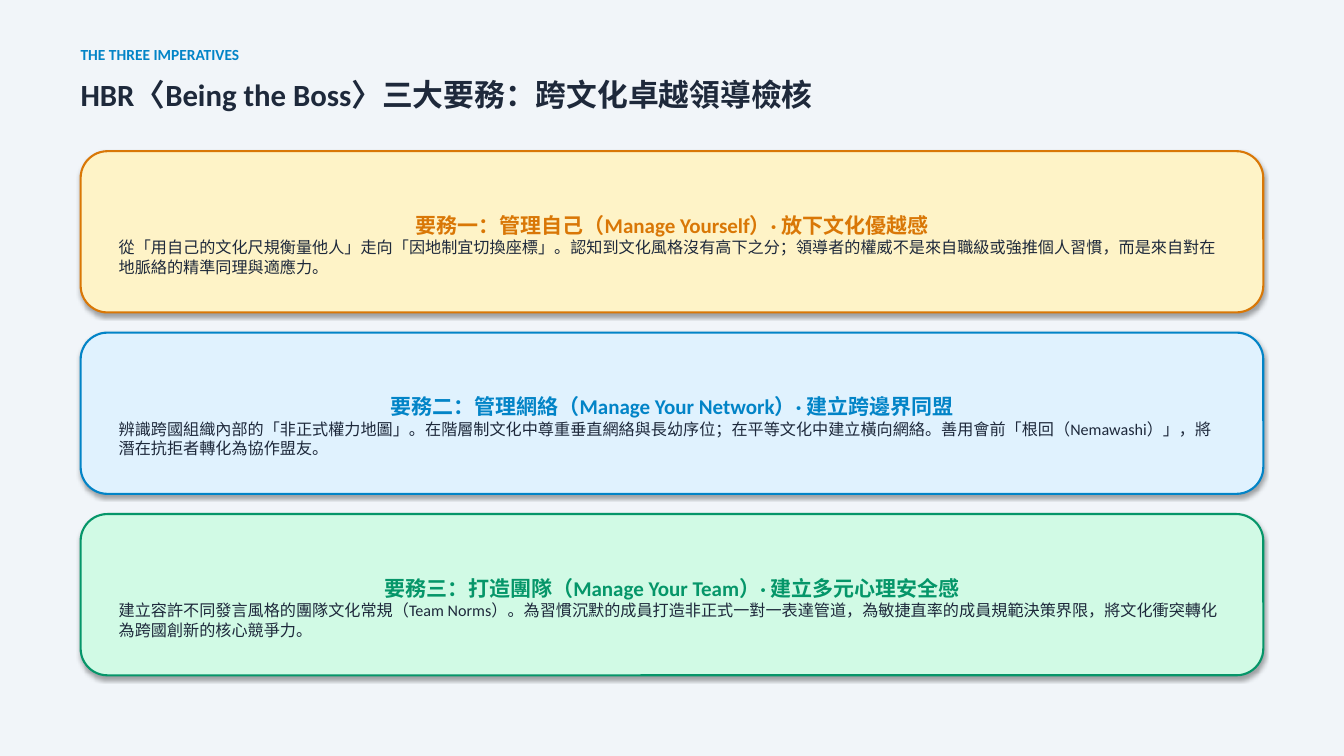
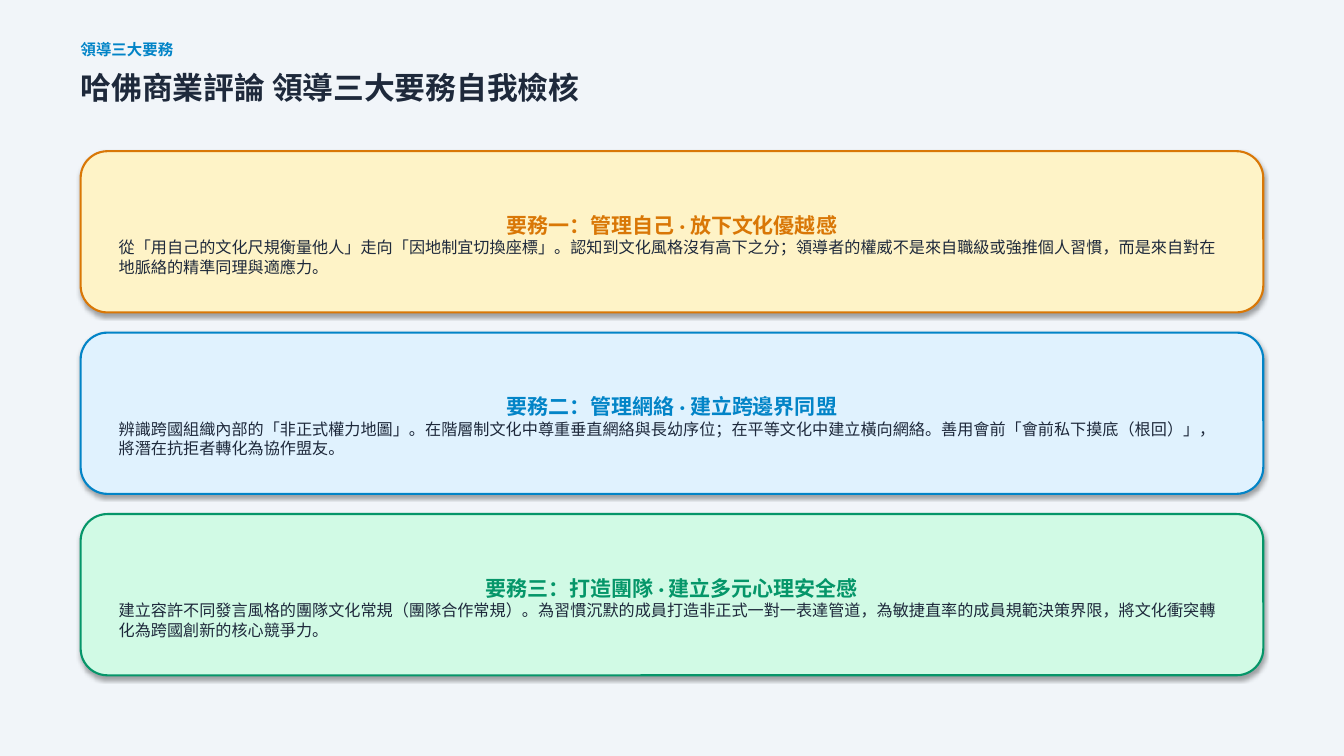
Before and after one commit to routerdd1818-tech/OB, a slide deck: slide 15 of 誰是文化王_備案簡報_Who_Is_Culture_King.pptx. Drawn at 1344x756 pixels with LibreOffice and Linux fonts; fonts in the diff are those of the drawing. Boxes give left, top, right and bottom in pixels: in the first picture for what was removed or moved away, otherwise in the second. Text is boxed around its words. In the diff, an @@ line names an element or a change of style, - is before the commit and + after.

```diff
--- a/誰是文化王_備案簡報_Who_Is_Culture_King.pptx
+++ b/誰是文化王_備案簡報_Who_Is_Culture_King.pptx
@@ text at [81,42,174,57]: text changed @@
-THE THREE IMPERATIVES
+領導三大要務
@@ text at [81,72,579,102]: text changed @@
-HBR〈Being the Boss〉三大要務：跨文化卓越領導檢核
+哈佛商業評論 領導三大要務自我檢核
@@ text in rounded rectangle at [507,215,837,235]: text changed @@
-要務一：管理自己（Manage Yourself）· 放下文化優越感
+要務一：管理自己 · 放下文化優越感
@@ text in rounded rectangle at [119,396,1216,456]: text changed @@
-要務二：管理網絡（Manage Your Network）· 建立跨邊界同盟
-辨識跨國組織內部的「非正式權力地圖」。在階層制文化中尊重垂直網絡與長幼序位；在平等文化中建立橫向網絡。善用會前「根回（Nemawashi）」，將潛在抗拒者轉化為協作盟友。
+要務二：管理網絡 · 建立跨邊界同盟
+辨識跨國組織內部的「非正式權力地圖」。在階層制文化中尊重垂直網絡與長幼序位；在平等文化中建立橫向網絡。善用會前「會前私下摸底（根回）」，將潛在抗拒者轉化為協作盟友。
@@ text in rounded rectangle at [119,578,1216,638]: text changed @@
-要務三：打造團隊（Manage Your Team）· 建立多元心理安全感
-建立容許不同發言風格的團隊文化常規（Team Norms）。為習慣沉默的成員打造非正式一對一表達管道，為敏捷直率的成員規範決策界限，將文化衝突轉化為跨國創新的核心競爭力。
+要務三：打造團隊 · 建立多元心理安全感
+建立容許不同發言風格的團隊文化常規（團隊合作常規）。為習慣沉默的成員打造非正式一對一表達管道，為敏捷直率的成員規範決策界限，將文化衝突轉化為跨國創新的核心競爭力。
```
Also in this commit, not shown: 14 other slides changed, 9 other files.
